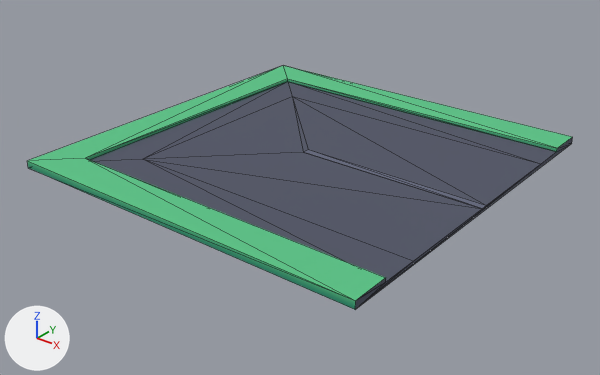
Before and after pictures for a commit that changed the glTF model kenney/city-kit-roads/road-end.glb.
Before and after are seen from a camera (50 mm lens) standing at (1.217, -1.558, 0.865) and looking at (0.007, -0.046, -0.073). The lights are fixed; the arrows at lower left show +X, +Y and +Z. The picture after the commit comes second. Mesh edges are drawn as thin lines. Vertices at exactly the same position are counted once.

In view in the first picture: 'road-end'.
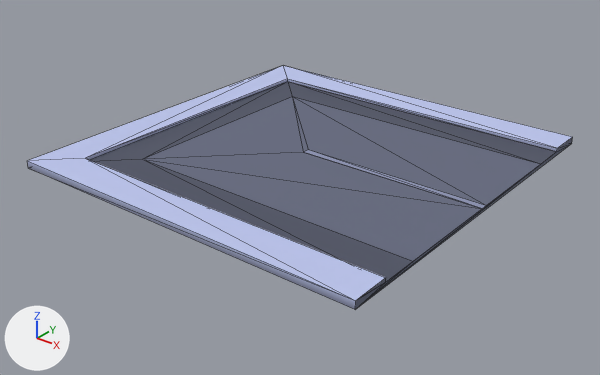
Location of each change, [x1, y1, x2, y2] in pixels of the pictures (600 x 375 px; the box of a moved part takes in the faces that stretch with it):
part 1 of me_road_end, moved or reshaped
    both: [93, 82, 556, 282]
part 2 of me_road_end, surface changed (lighter)
    both: [27, 65, 573, 310]

Edits to the bpy script that builds the scene:
```text
Change me_road_end:
    used by ob_road_end; location = (0.0, 0.0, 0.0)
    remove me_road_end.from_pydata(...)  # 30 vertices, 42 faces; spans x -0.5..0.5, y -0.5..0.5, z 0.0..0.02
    add me_road_end.from_pydata(...)  # 38 vertices, 42 faces; spans x -0.5..0.5, y -0.5..0.5, z 0.0..0.02
    me_road_end part 1
    8 faces are deleted
    8 vertices are added at x 0.5, y -0.4..0.4, z 0.01
    8 new faces join them
    me_road_end part 2: 32 kept faces spanning x -0.5..0.5, y -0.5..0.5, z 0.0..0.02 get new texture (UV) coordinates
```
